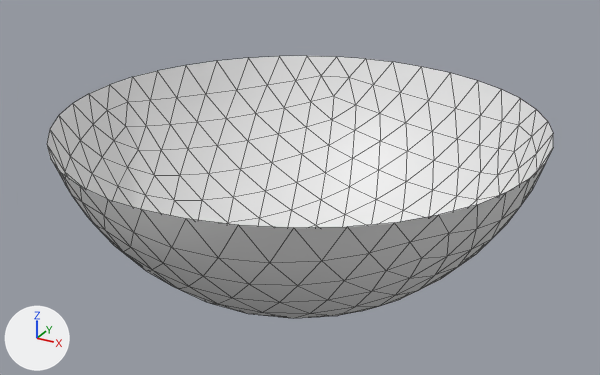
What one commit did to the glTF model models/bowl.glb.
Both versions are drawn from a 50 mm lens placed at (1.5, -2.73, 1.81), pointed at (-0.01, 0.02, 0.43). Lighting does not change. The marker at lower left points along +X, +Y and +Z. Mesh edges are drawn as thin lines. Vertices at the same position are counted once.

In view in the first picture: 'Bowl'.
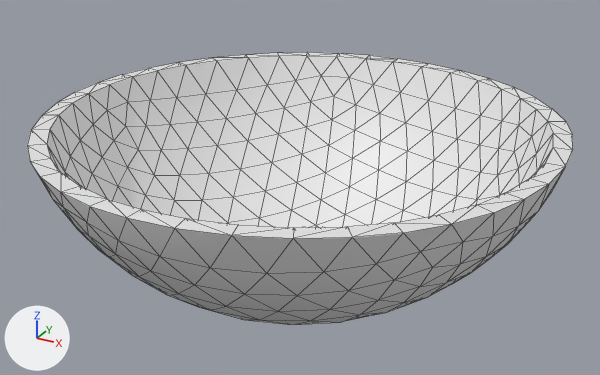
What changed in the scene script:
```text
Change me_icosphere_001:
    used by ob_bowl; location = (0.0, 0.0, 0.0)
    remove me_icosphere_001.from_pydata(...)  # 261 vertices, 480 faces; spans x -0.97..0.96, y -0.96..0.96, z 0.01..0.74
    add me_icosphere_001.from_pydata(...)  # 522 vertices, 1040 faces; spans x -1.04..1.03, y -1.03..1.03, z 0.01..0.74
    me_icosphere_001 part 1
    261 vertices are added at x -1.04..1.03, y -1.03..1.03, z 0.01..0.74
    560 new faces join them
```

Changed parts and their boxes [x1, y1, x2, y2] in the pictures (600 x 375 px):
'Bowl', reshaped (8% wider): before [47, 56, 553, 318]; after [27, 52, 573, 325]
part 1 of me_icosphere_001, added: after [27, 52, 573, 325]
